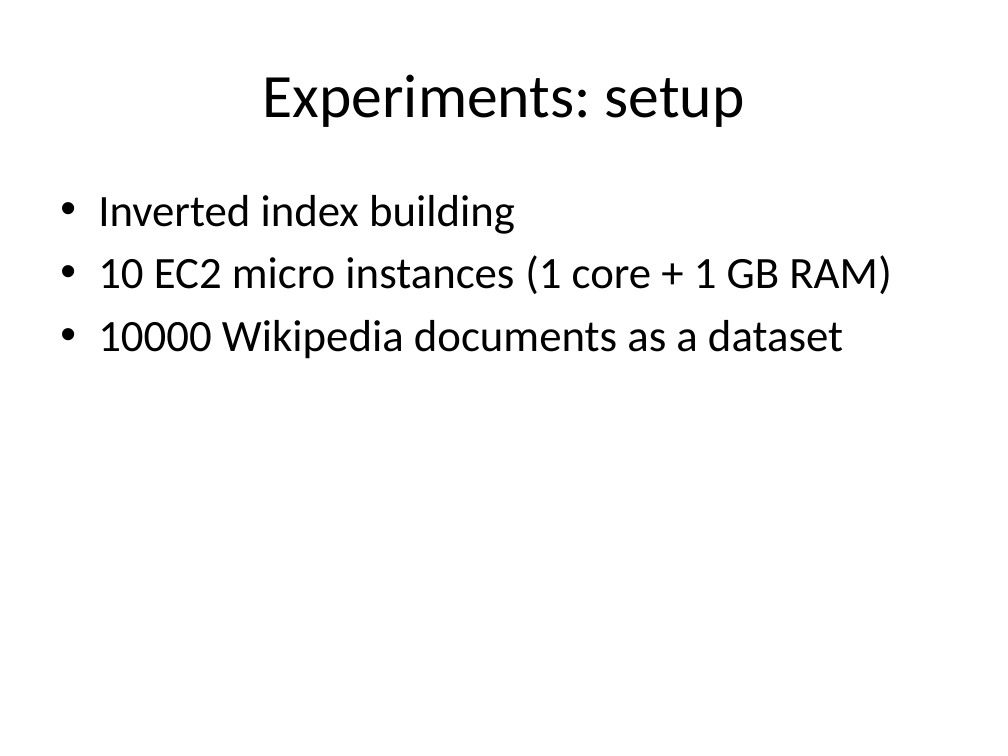
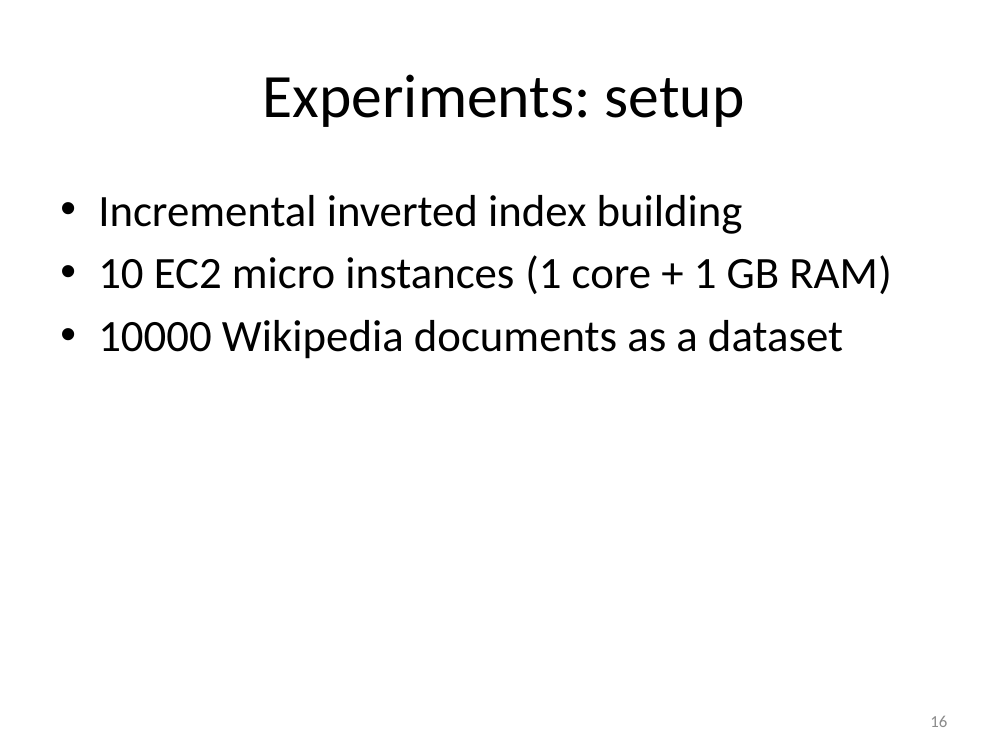
Before and after one commit to flame-stream/Papers, a slide deck: slide 16 of 2018/invalidation/slides.pptx (slide 15 before the commit). Drawn at 1008x756 pixels with LibreOffice and Linux fonts; fonts in the diff are those of the drawing. Boxes give left, top, right and bottom in pixels: in the first picture for what was removed or moved away, otherwise in the second. Text is boxed around its words. In the diff, an @@ line names an element or a change of style, - is before the commit and + after.

Commit message:
Update slides

```diff
--- a/2018/invalidation/slides.pptx
+++ b/2018/invalidation/slides.pptx
@@ text at <box>98,195,743,234</box>: text changed @@
-• Inverted index building
+• Incremental inverted index building
@@ page number added at <box>930,716,947,727</box>, 12 pt, text #8C8C8C @@
+16
```
Also in this commit, not shown: 18 other slides changed, 1 slide added.
